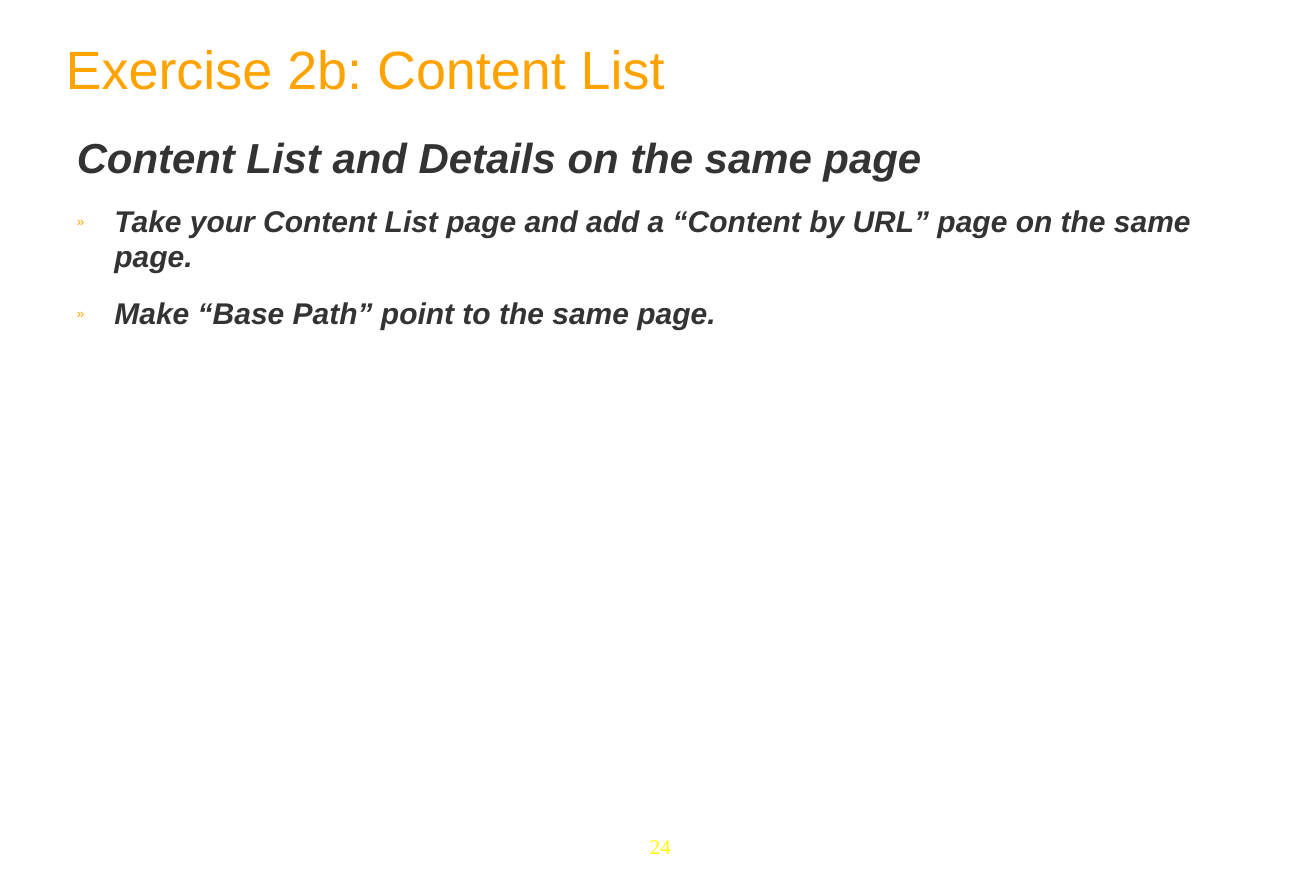
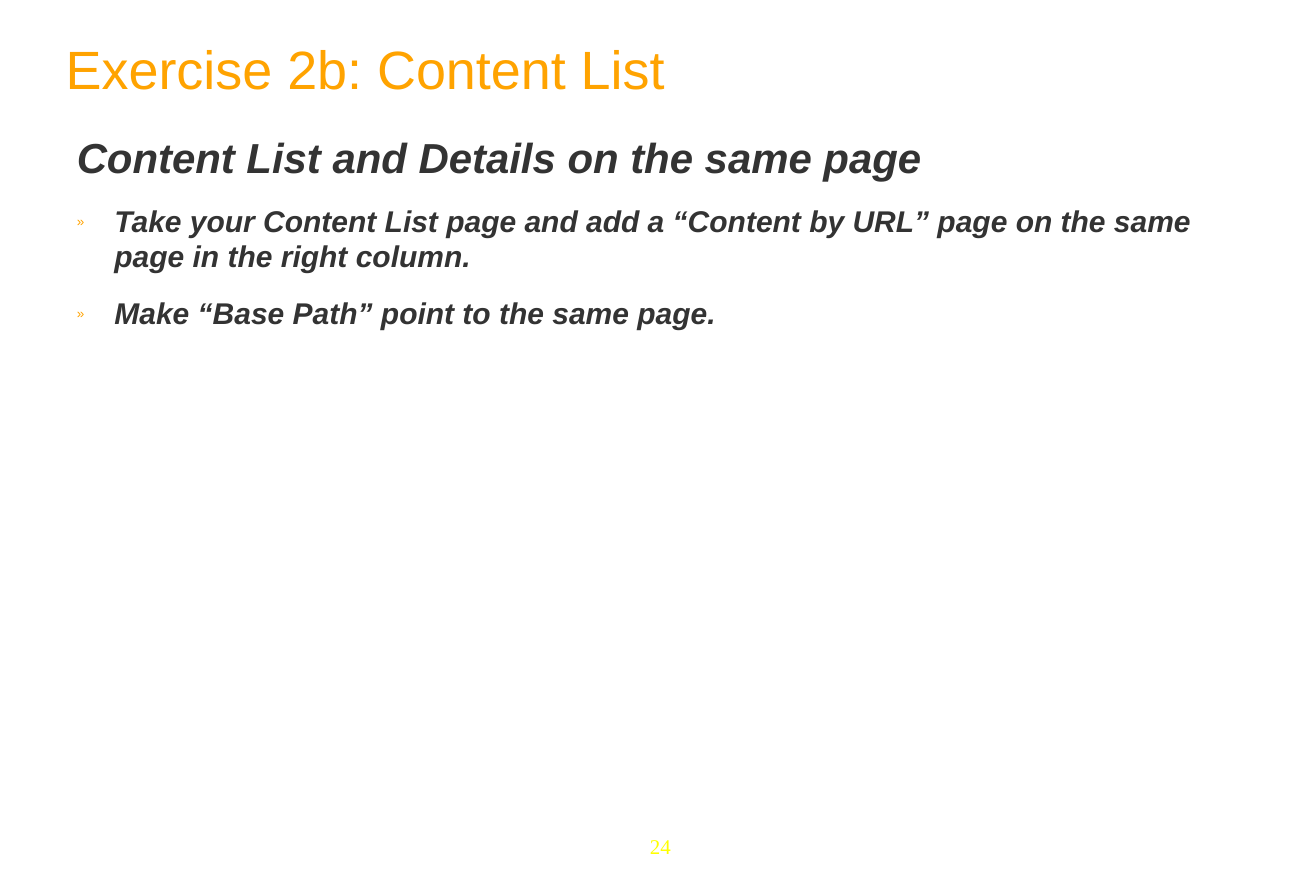
Before and after one commit to anhvurz90/training, a slide deck: slide 24 of slides/exo-fundamentals/en/040-WCM-intro-XFund-en.ppt. Drawn at 1316x891 pixels with LibreOffice and Linux fonts; fonts in the diff are those of the drawing; background and template pictures are left out. Boxes give left, top, right and bottom in pixels: in the first picture for what was removed or moved away, otherwise in the second. Text is boxed around its words. In the diff, an @@ line names an element or a change of style, - is before the commit and + after.

```diff
--- a/slides/exo-fundamentals/en/040-WCM-intro-XFund-en.ppt
+++ b/slides/exo-fundamentals/en/040-WCM-intro-XFund-en.ppt
@@ text at [114,210,1191,273]: text changed @@
-  » Take your Content List page and add a “Content by URL” page on the same page.
+  » Take your Content List page and add a “Content by URL” page on the same page in the right column.
```
Also in this commit, not shown: 1 other file.
